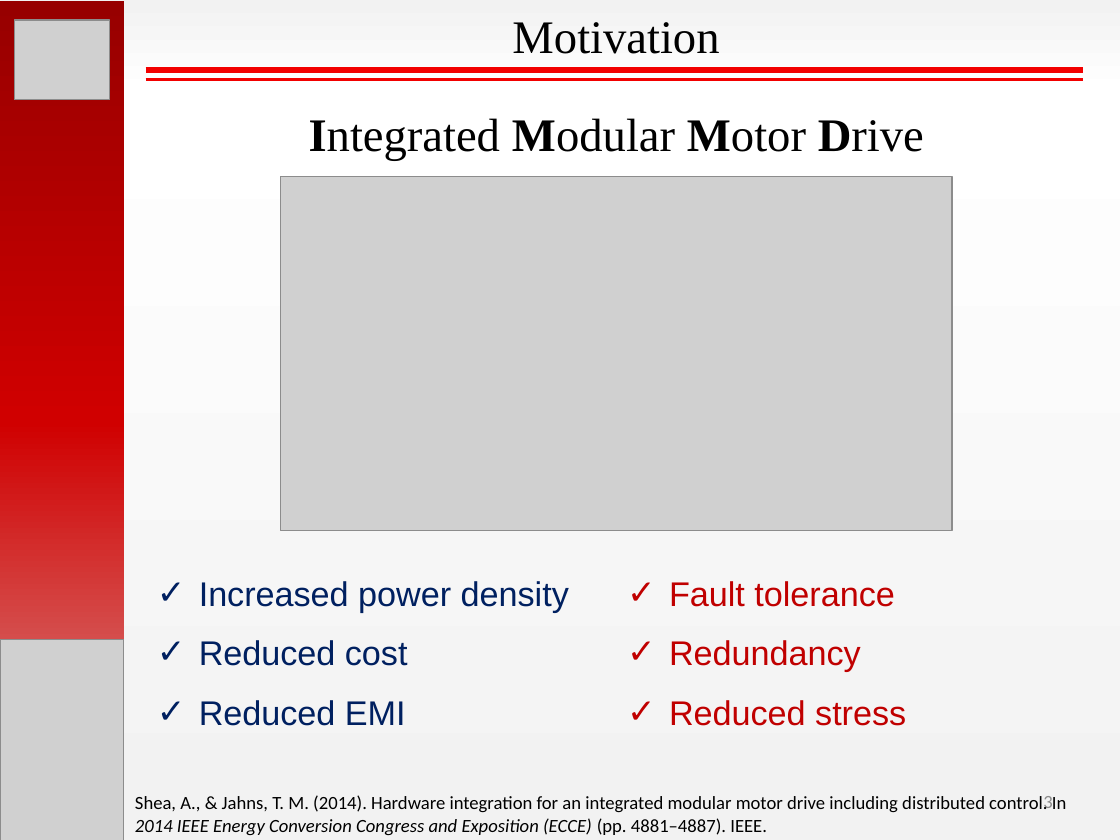
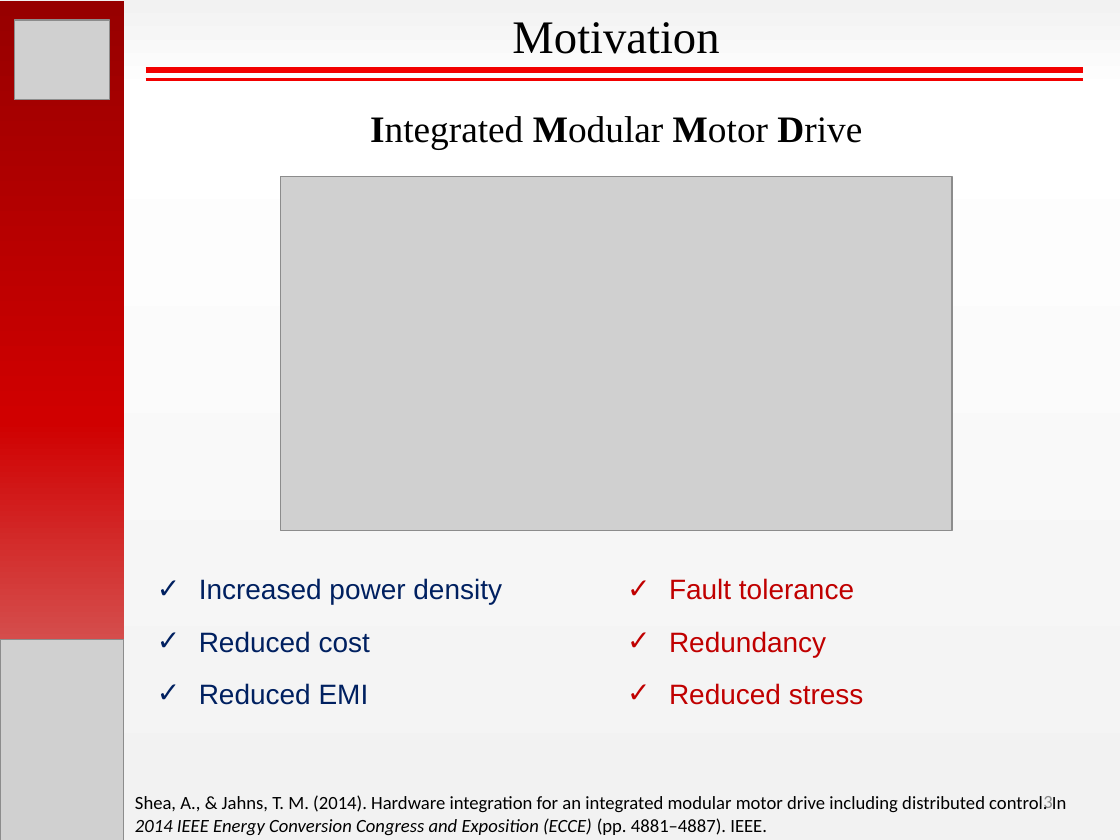
Before and after one commit to hakanpolat/IMMD, a slide deck: slide 3 of Paper/PEMD 2018/Presentation/PEMD2018_OralPres_Mesut_Uğur.pptx. Drawn at 1120x840 pixels with LibreOffice and Linux fonts; fonts in the diff are those of the drawing; grey boxes stand for pictures. Boxes give left, top, right and bottom in pixels: in the first picture for what was removed or moved away, otherwise in the second. Text is boxed around its words. In the diff, an @@ line names an element or a change of style, - is before the commit and + after.

```diff
--- a/Paper/PEMD 2018/Presentation/PEMD2018_OralPres_Mesut_Uğur.pptx
+++ b/Paper/PEMD 2018/Presentation/PEMD2018_OralPres_Mesut_Uğur.pptx
@@ text "Integrated Modular Motor Drive" at (x1=370, y1=116, x2=862, y2=149): size 30 to 24 pt @@
@@ text "Increased power density" at (x1=199, y1=578, x2=502, y2=705): size 22 to 18 pt @@
@@ text "Fault tolerance" at (x1=669, y1=578, x2=864, y2=705): size 22 to 18 pt @@
```
Also in this commit, not shown: 6 other slides changed, 2 slides added.
